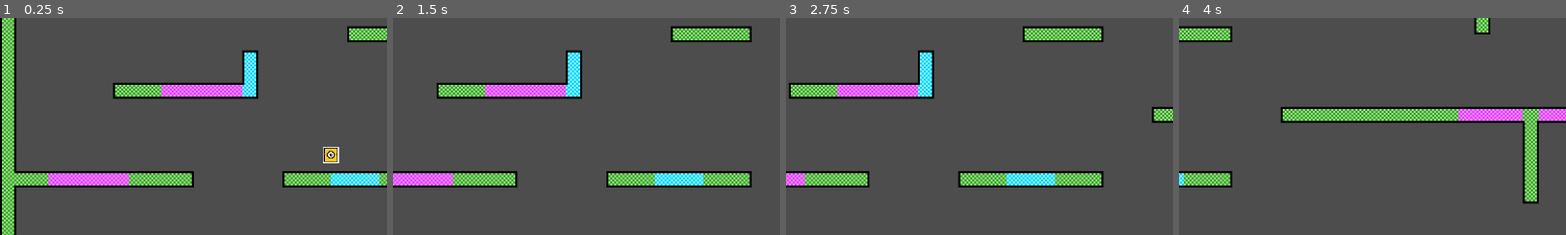
Above: before the commit, frames 1-4 (left to right).
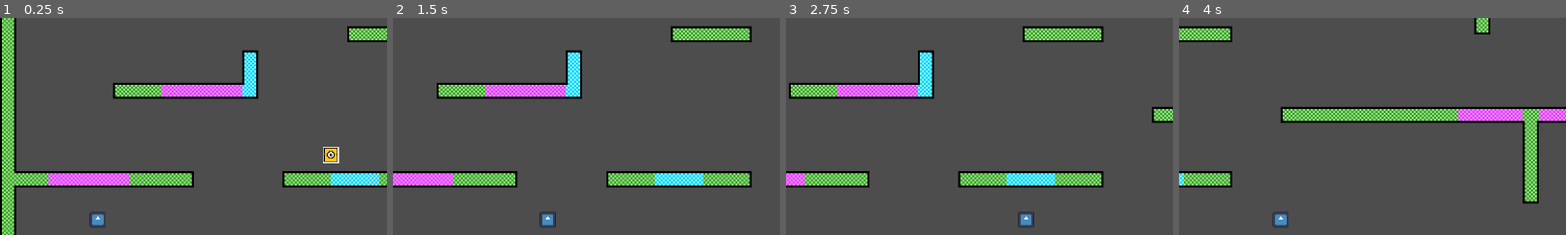
Above: after the commit, the same moments.

Repository: Someone71/Ori-Game
Game: Godot game, scene res://Scenes/OriGame.tscn
Same seed, same stepped clock (60 frames per second), same inputs: the game is played once before the commit and once after it. The engine's default icon, where the game draws it, is replaced by a stand-in: a white triangle on a blue panel in a dark square.
Inputs (mouse positions are % of the whole screen's width and height, from its top left):
- Up to frame 1 (0.25 s): no input
- Up to frame 2 (1.5 s): move the mouse to (72, 45) at 0.52 s; hold D (right) from 0.53 s (still down); click (72, 45) at 0.6 s; tap Space (jump) at 0.77 s; move the mouse to (30, 55) at 1.27 s; click (30, 55) at 1.35 s
- Up to frame 3 (2.75 s): tap Space (jump) at 1.52 s; move the mouse to (60, 28) at 2.02 s; release D (right) at 2.03 s; hold A (left) from 2.03 s (still down); click (60, 28) at 2.1 s
- Up to frame 4 (4 s): move the mouse to (45, 70) at 2.77 s; release A (left) at 2.78 s; hold D (right) from 2.78 s (still down); click (45, 70) at 2.85 s; tap Space (jump) at 3.02, 3.77 s; move the mouse to (80, 65) at 3.52 s; click (80, 65) at 3.6 s
The pictures show only the part of the screen within x 0-50%, y 43-92%; the shares and areas given below are measured in that part.

The runs differ from the first frame. In frame 1, 0.2% of the frame differs, in the area x 23-28%, y 89-97%; in frame 2, 0.2%; in frame 3, 0.2%, in the area x 59-65%, y 89-97%; in frame 4, 0.2%.

Commit message:
added a projectile node

Diff:
--- a/Scenes/OriGame.tscn
+++ b/Scenes/OriGame.tscn
@@ -3,6 +3,7 @@
 [ext_resource type="PackedScene" uid="uid://bdrrd2d6ndqsk" path="res://Scenes/Player.tscn" id="1_3pc41"]
 [ext_resource type="PackedScene" uid="uid://dmmfo66qrupv7" path="res://Scenes/Map.tscn" id="2_w7qmd"]
 [ext_resource type="Script" uid="uid://ca0g15nqvnrtl" path="res://Scripts/camera_2d.gd" id="3_i1kgc"]
+[ext_resource type="PackedScene" uid="uid://gl0m1ylaicax" path="res://Scenes/Projectile.tscn" id="4_og7hn"]
 
 [node name="OriGame" type="Node2D" unique_id=1537593370]
 
@@ -16,3 +17,6 @@
 position = Vector2(576, -320)
 zoom = Vector2(0.75, 0.75)
 script = ExtResource("3_i1kgc")
+
+[node name="Area2D" parent="." unique_id=121647500 instance=ExtResource("4_og7hn")]
+position = Vector2(144, -96)
--- a/Scenes/Player.tscn
+++ b/Scenes/Player.tscn
@@ -10,6 +10,7 @@
 size = Vector2(64, 64)
 
 [node name="Player" type="CharacterBody2D" unique_id=1127191638]
+collision_mask = 9
 script = ExtResource("1_kyqiw")
 
 [node name="Sprite2D" type="Sprite2D" parent="." unique_id=2125469461]
--- /dev/null
+++ b/Scenes/Projectile.tscn
@@ -0,0 +1,18 @@
+[gd_scene format=3 uid="uid://gl0m1ylaicax"]
+
+[ext_resource type="Script" uid="uid://c85sg5vltn5wr" path="res://Scripts/area_2d.gd" id="1_k1cl8"]
+[ext_resource type="Texture2D" uid="uid://bv4qta65djmof" path="res://icon.svg" id="2_y0kec"]
+
+[sub_resource type="RectangleShape2D" id="RectangleShape2D_0tri7"]
+size = Vector2(32, 32)
+
+[node name="Area2D" type="Area2D" unique_id=121647500]
+script = ExtResource("1_k1cl8")
+
+[node name="CollisionShape2D" type="CollisionShape2D" parent="." unique_id=501428267]
+shape = SubResource("RectangleShape2D_0tri7")
+
+[node name="Icon" type="Sprite2D" parent="." unique_id=360095702]
+position = Vector2(-3.5762787e-07, -3.5762787e-07)
+scale = Vector2(0.25, 0.25)
+texture = ExtResource("2_y0kec")
--- /dev/null
+++ b/Scripts/area_2d.gd
@@ -0,0 +1,8 @@
+extends Area2D
+
+@export var speed : int = 200
+var direction : Vector2
+
+func _physics_process(delta: float) -> void:
+	direction = Vector2.RIGHT.rotated(rotation)
+	global_position += direction * speed * delta
--- a/Scripts/player.gd
+++ b/Scripts/player.gd
@@ -91,6 +91,9 @@
 	else:
 		velocity.x -= deltaSpeedX / 1.05 * delta
 
+func bash():
+	pass
+
 func _physics_process(delta: float) -> void:
 	# Functionality of the speed limits in any direction
 	if velocity.x > speedLimitX:
@@ -142,3 +145,4 @@
 	movement(delta)
 	speedFallOff(delta)
 	move_and_slide()
+	bash()
Not shown, added: Scripts/area_2d.gd.uid
